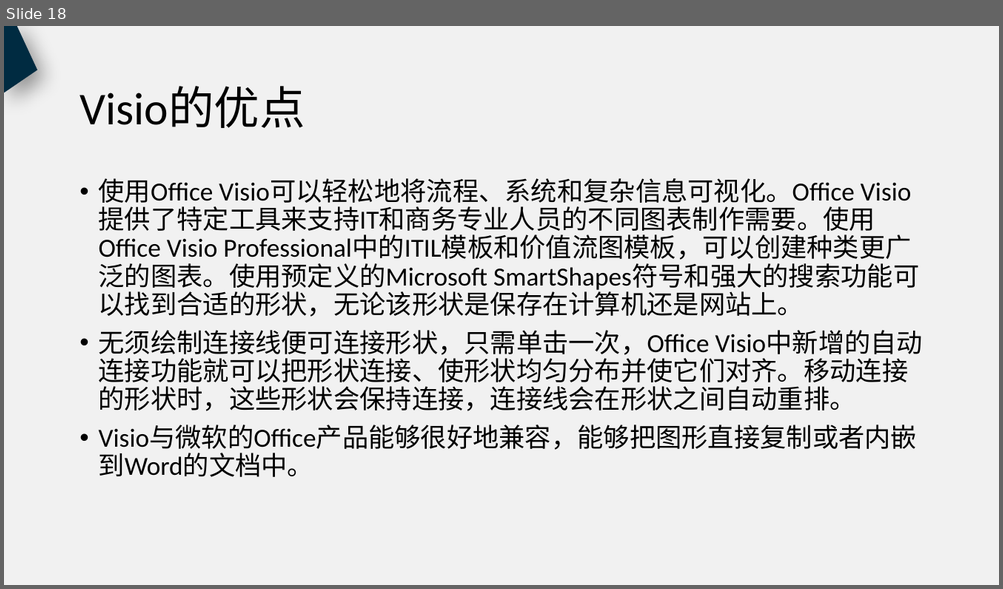
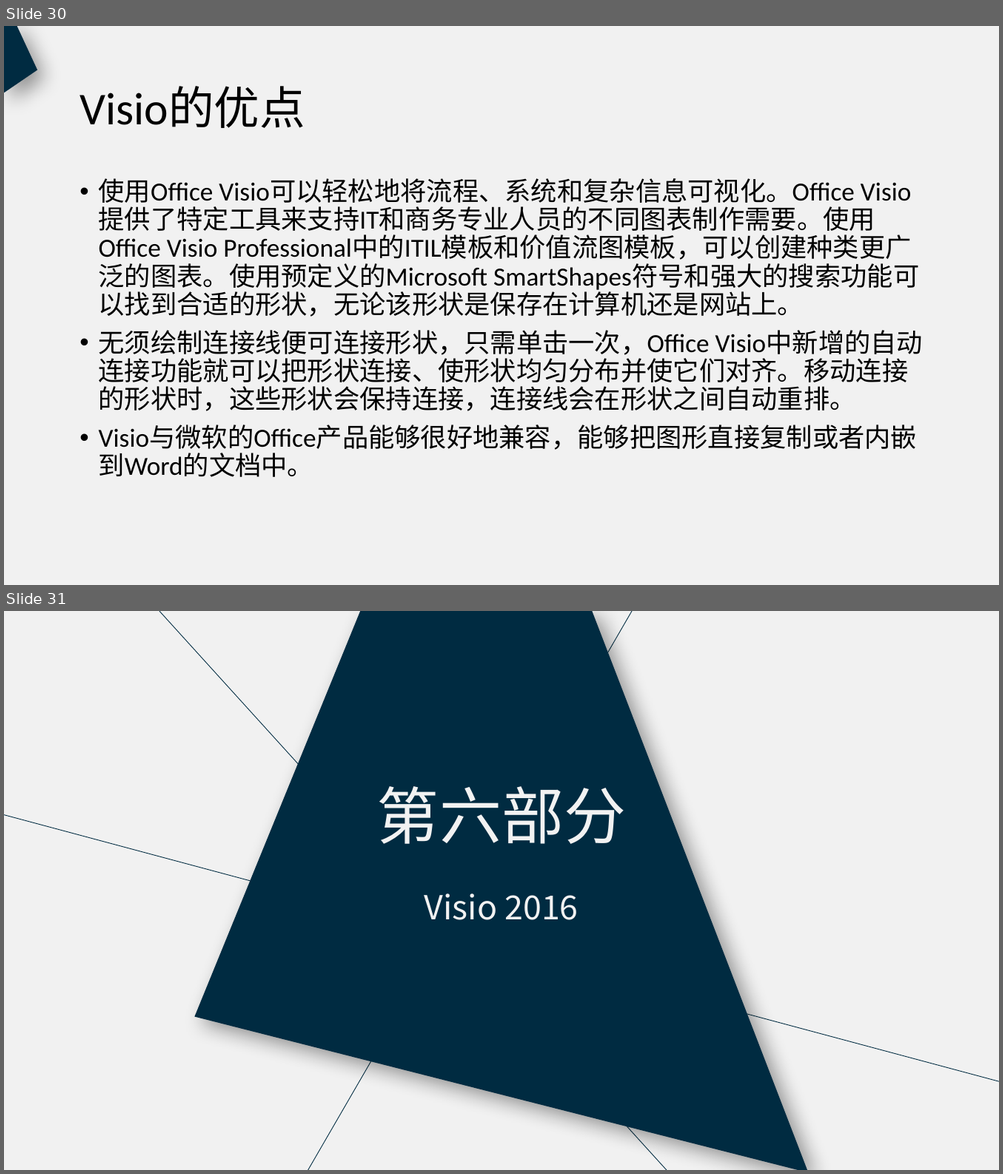
Before and after one commit to PRD2018-G18/PRD2018, a slide deck: 非受控文档/过程文档/UML工具/UML工具.pptx. Shown one above the other, each under a label of ours: slide 18 before the commit, slides 30 and 31 after it. The pictures are 1003x589 and 1003x1174 pixels, drawn with LibreOffice and Linux fonts; fonts in the diff are those of the drawing. Boxes give left, top, right and bottom in pixels: in the first picture for what was removed or moved away, otherwise in the second. Text is boxed around its words. In the diff, an @@ line names an element or a change of style, - is before the commit and + after.

```diff
--- a/非受控文档/过程文档/UML工具/UML工具.pptx
+++ b/非受控文档/过程文档/UML工具/UML工具.pptx
@@ slide 31 added at (x1=4, y1=611, x2=999, y2=1170), background #F1F1F1 @@
@@ line added from (669, 1170) to (159, 611), #002B41 0.63 pt @@
@@ freeform shape added at (x1=194, y1=611, x2=808, y2=1170), fill #002B41 @@
@@ line added from (640, 611) to (307, 1170), #002B41 0.63 pt @@
@@ text added at (x1=377, y1=786, x2=626, y2=844), 60 pt, text #F2F2F2 @@
+第六部分
@@ line added from (4, 815) to (999, 1082), #002B41 0.63 pt @@
@@ text added at (x1=424, y1=894, x2=578, y2=920), 32 pt, text #F2F2F2 @@
+Visio 2016
@@ what was slide 18 is now slide 30 @@
```
Also in this commit, not shown: 4 slides changed, 26 other slides added.
